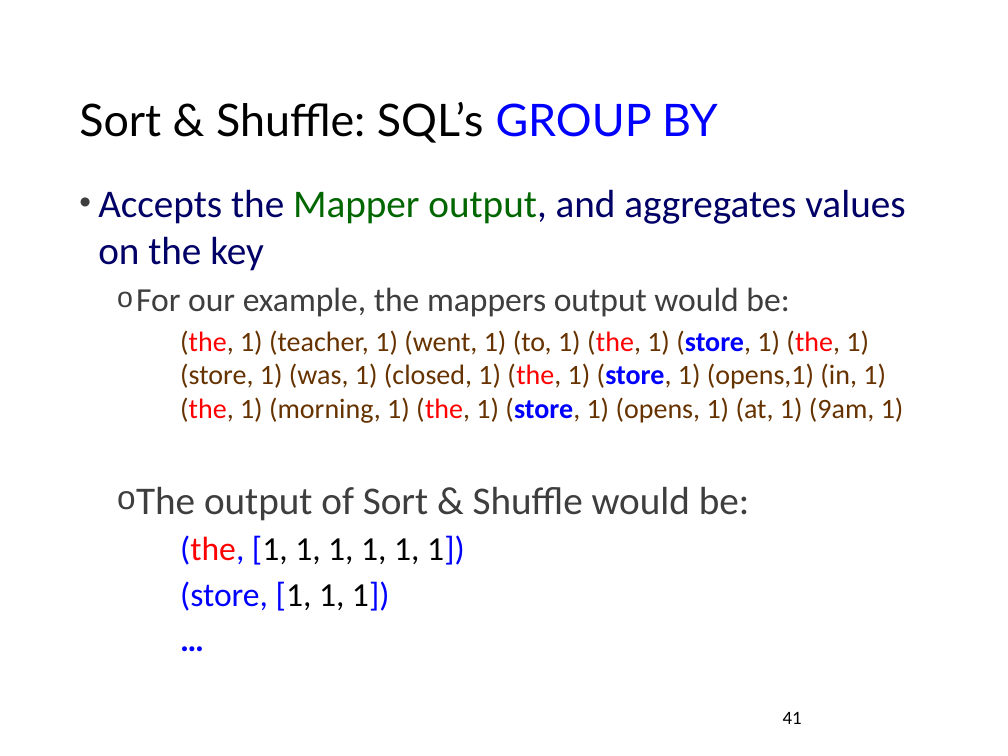
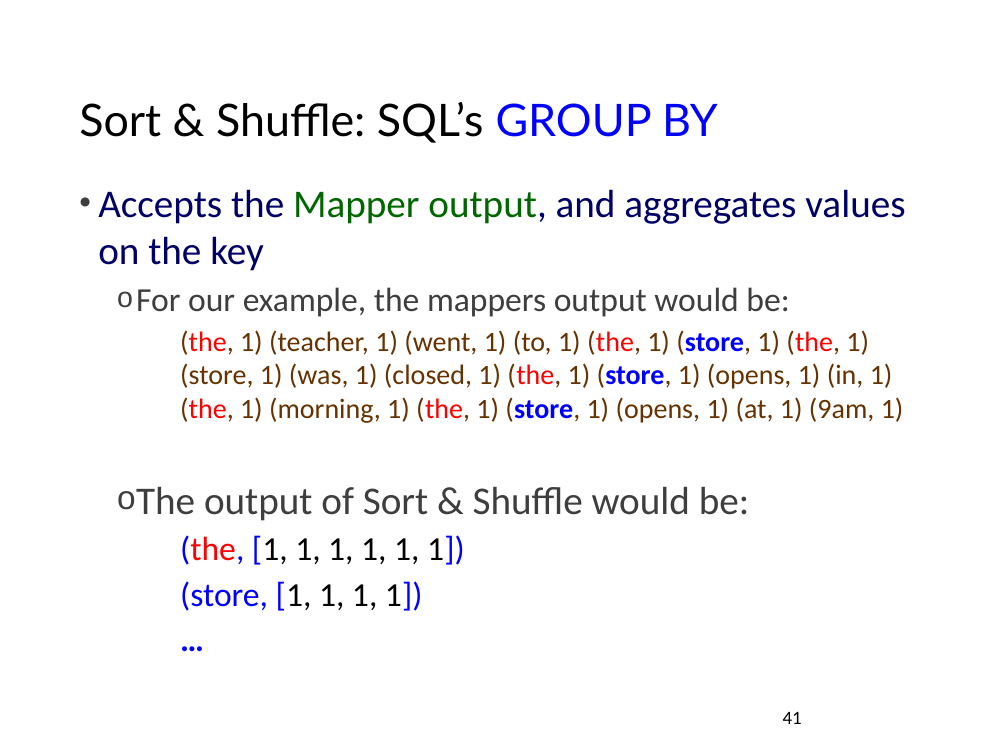
Before and after one commit to mahmoudparsian/big-data-modeling, a slide deck: slide 41 of slides/mapreduce/mapreduce_by_Mahmoud_Parsian/03_introduction_to_mapreduce.pptx. Drawn at 1008x756 pixels with LibreOffice and Linux fonts; fonts in the diff are those of the drawing; background and template pictures are left out. Boxes give left, top, right and bottom in pixels: in the first picture for what was removed or moved away, otherwise in the second. Text is boxed around its words. In the diff, an @@ line names an element or a change of style, - is before the commit and + after.

```diff
--- a/slides/mapreduce/mapreduce_by_Mahmoud_Parsian/03_introduction_to_mapreduce.pptx
+++ b/slides/mapreduce/mapreduce_by_Mahmoud_Parsian/03_introduction_to_mapreduce.pptx
@@ text at <box>180,330,904,423</box>: spaces changed @@
-    (the, 1) (teacher, 1) (went, 1) (to, 1) (the, 1) (store, 1) (the, 1) (store, 1) (was, 1) (closed, 1) (the, 1) (store, 1) (opens,1) (in, 1) (the, 1) (morning, 1) (the, 1) (store, 1) (opens, 1) (at, 1) (9am, 1)
+    (the, 1) (teacher, 1) (went, 1) (to, 1) (the, 1) (store, 1) (the, 1) (store, 1) (was, 1) (closed, 1) (the, 1) (store, 1) (opens, 1) (in, 1) (the, 1) (morning, 1) (the, 1) (store, 1) (opens, 1) (at, 1) (9am, 1)
@@ text at <box>180,581,423,611</box>: text changed @@
-    (store, [1, 1, 1])
+    (store, [1, 1, 1, 1])
```
Also in this commit, not shown: 19 other slides changed, 11 other files.
